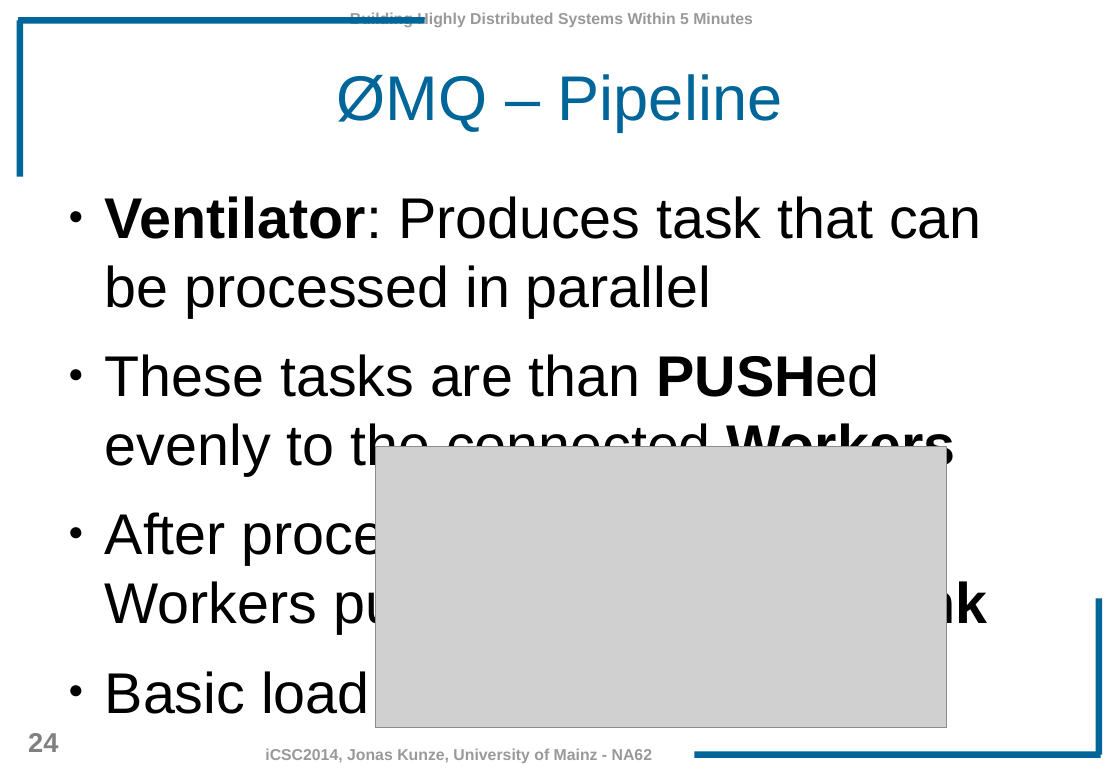
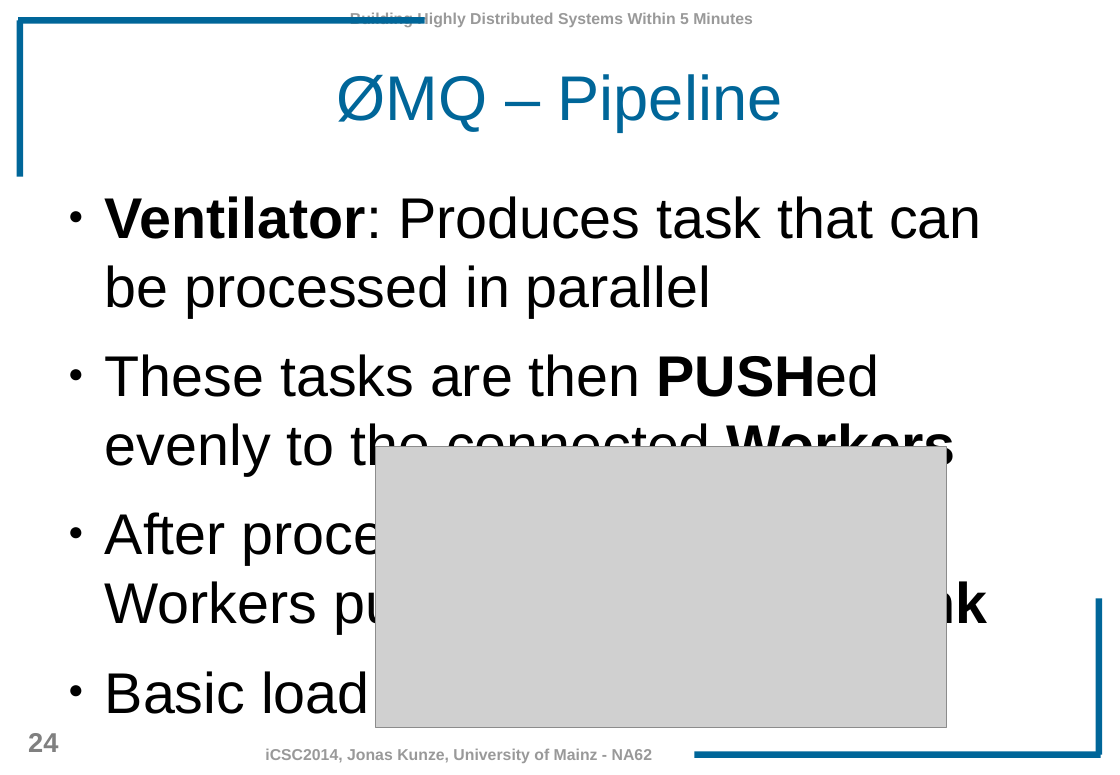
Before and after one commit to JonasKunze/icsc2014, a slide deck: slide 24 of iCSC-2014-Network-Libraries.odp. Drawn at 1120x775 pixels with LibreOffice and Linux fonts; fonts in the diff are those of the drawing; grey boxes stand for pictures; background and template pictures are left out. Boxes give left, top, right and bottom in pixels: in the first picture for what was removed or moved away, otherwise in the second. Text is boxed around its words. In the diff, an @@ line names an element or a change of style, - is before the commit and + after.

```diff
--- a/iCSC-2014-Network-Libraries.odp
+++ b/iCSC-2014-Network-Libraries.odp
@@ text at box(105, 354, 956, 476): text changed @@
-● These tasks are than PUSHed evenly to the connected Workers
+● These tasks are then PUSHed evenly to the connected Workers
```
Also in this commit, not shown: 15 other slides changed, 3 other files.
